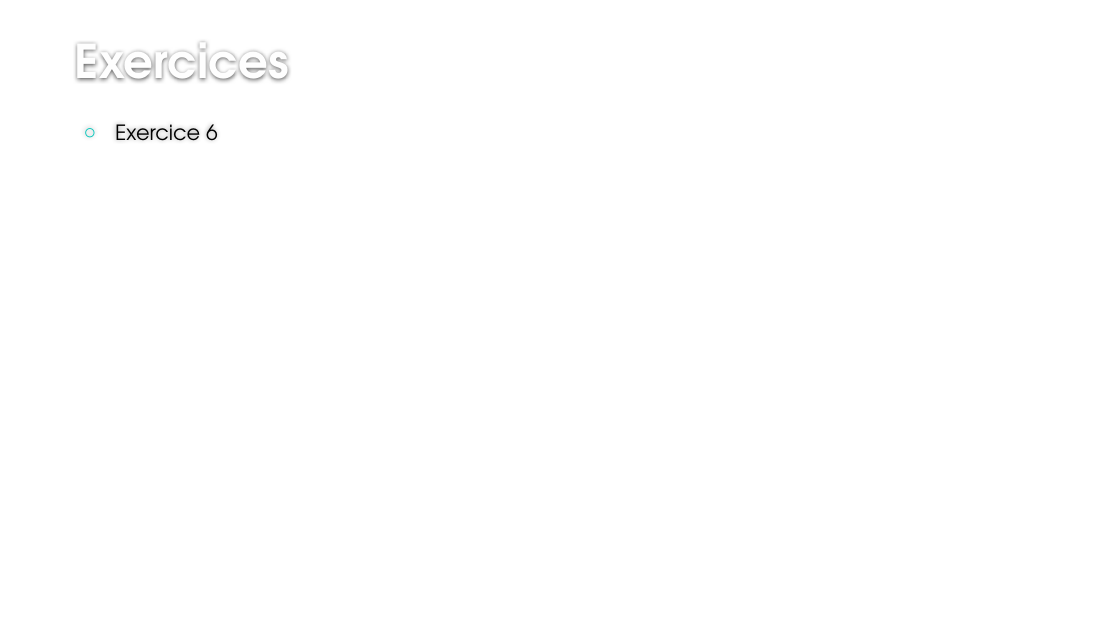
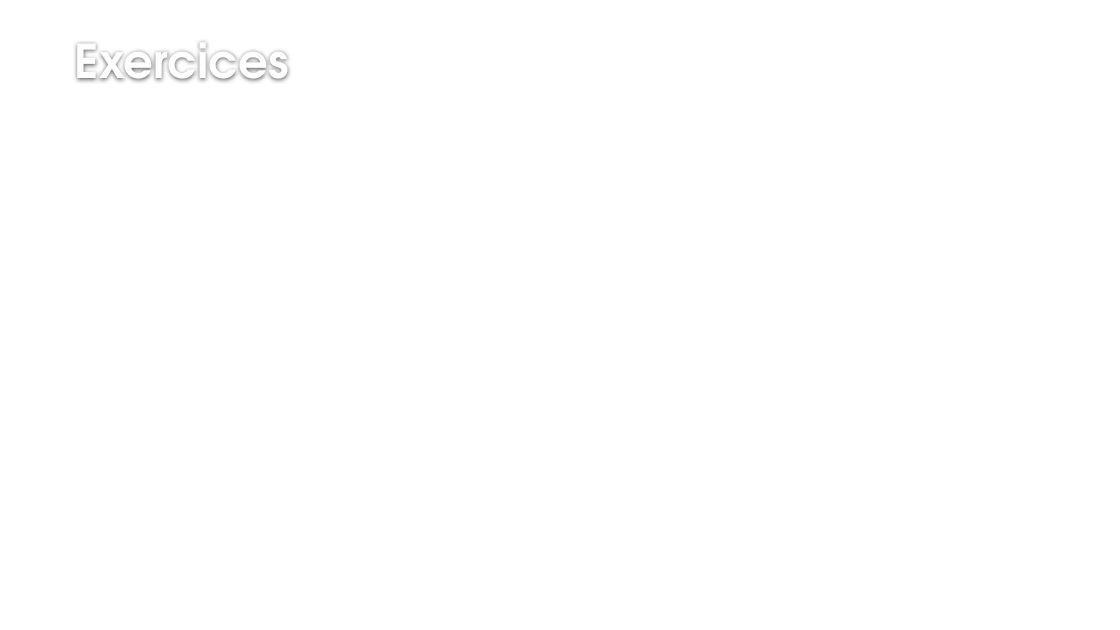
Before and after one commit to jcchalte/PresentationsCCI, a slide deck: slide 12 of 2018-2019/C#/ASP.Net/Cours 2/Introduction au développement Web en ASP - 5 .pptx (slide 13 before the commit). Drawn at 1120x630 pixels with LibreOffice and Linux fonts; fonts in the diff are those of the drawing; background and template pictures are left out. Boxes give left, top, right and bottom in pixels: in the first picture for what was removed or moved away, otherwise in the second. Text is boxed around its words. In the diff, an @@ line names an element or a change of style, - is before the commit and + after.

```diff
--- a/2018-2019/C#/ASP.Net/Cours 2/Introduction au développement Web en ASP - 5 .pptx
+++ b/2018-2019/C#/ASP.Net/Cours 2/Introduction au développement Web en ASP - 5 .pptx
@@ text removed at (x1=115, y1=124, x2=218, y2=141) @@
-○ Exercice 6
```
Also in this commit, not shown: 14 slides added, 1 slide removed.
